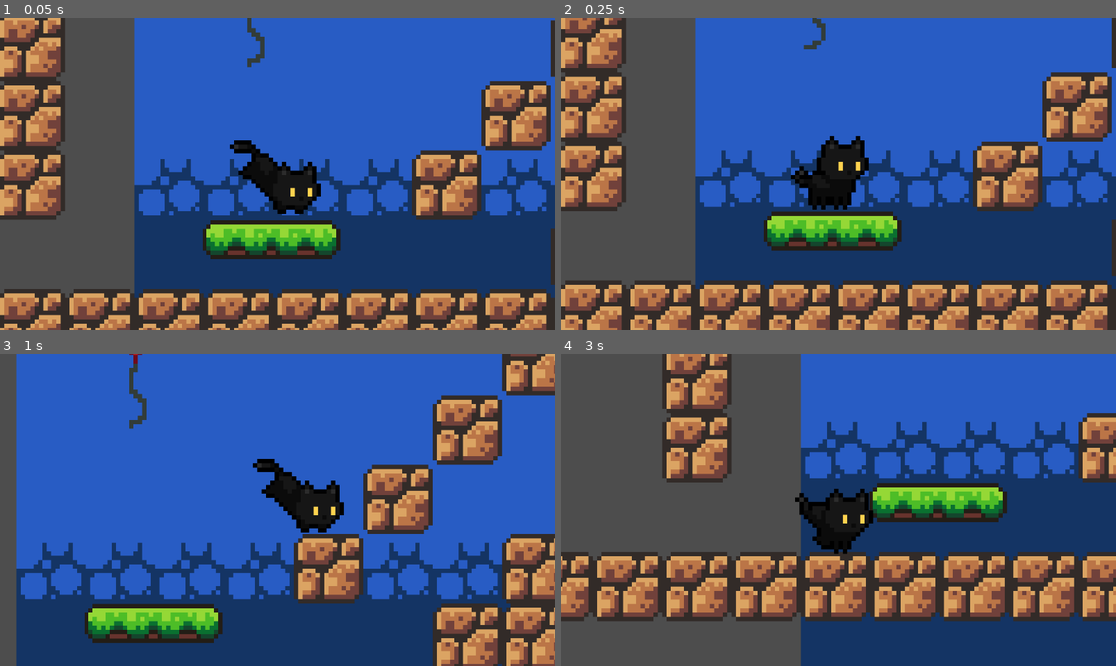
Above: before the commit, frames 1-4 (two rows, left to right).
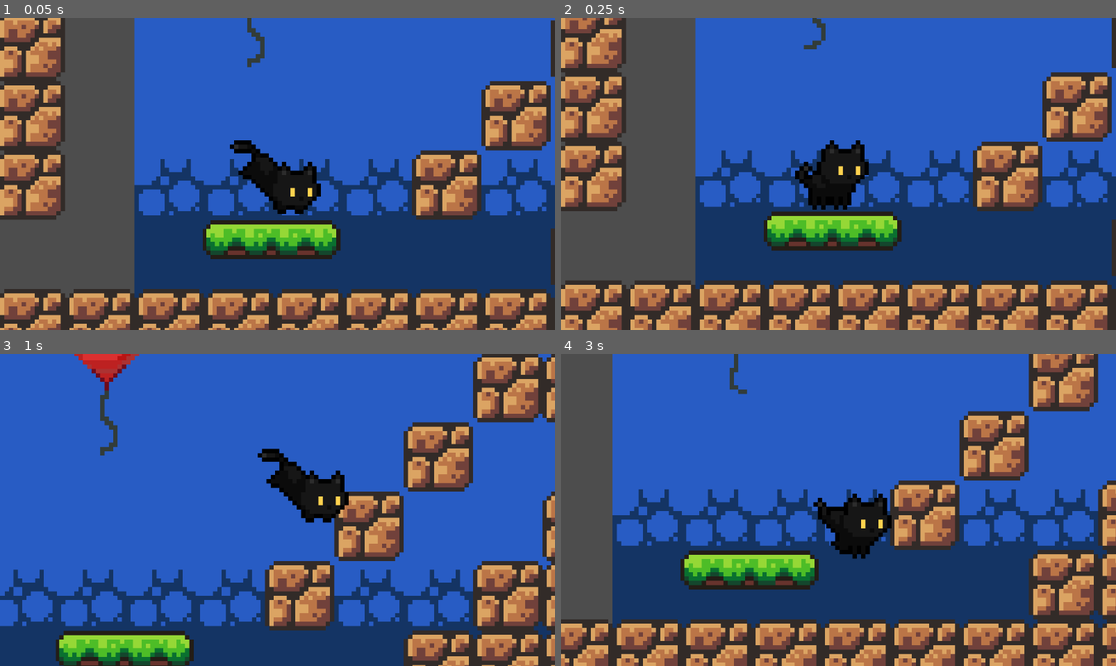
Above: after the commit, the same moments.

Repository: madgustoo/catja
Game: Godot game, scene res://main.tscn
The game is run twice, just before and just after one commit, with the same random seed, the same clock (stepped at 60 frames per second) and the same inputs.
Inputs:
- Up to frame 1 (0.05 s): no input
- Up to frame 2 (0.25 s): no input
- Up to frame 3 (1 s): hold Right (move_right) from 0.53 s (still down); tap Space (jump) at 0.77 s
- Up to frame 4 (3 s): tap Space (jump) at 1.52 s; release Right (move_right) at 2.03 s; hold Left (move_left) 2.03-2.78 s; hold Right (move_right) from 2.78 s (still down)

Frame 1 is identical in both runs. In frame 2, 0.3% of the frame differs, in the area x 41-56%, y 37-55%; in frame 3, 38%; in frame 4, 75%, in the area x 0-100%, y 0-100%.

Commit message:
Added landing animation

Diff:
--- a/platform.tscn
+++ b/platform.tscn
@@ -3,7 +3,7 @@
 [ext_resource type="Texture2D" uid="uid://c46sc674arw6t" path="res://assets/sprites/platforms.png" id="1_mi635"]
 
 [sub_resource type="RectangleShape2D" id="RectangleShape2D_mi635"]
-size = Vector2(30.75, 9.5)
+size = Vector2(31, 9.5)
 
 [node name="Platform" type="AnimatableBody2D"]
 collision_layer = 4
@@ -15,5 +15,5 @@
 region_rect = Rect2(16.1852, 0, 32.4938, 9.79012)
 
 [node name="CollisionShape2D" type="CollisionShape2D" parent="."]
-position = Vector2(-0.375, -1)
+position = Vector2(-0.5, -1)
 shape = SubResource("RectangleShape2D_mi635")
--- a/player.tscn
+++ b/player.tscn
@@ -297,7 +297,7 @@
 "speed": 5.0
 }, {
 "frames": [{
-"duration": 1.0,
+"duration": 0.2,
 "texture": SubResource("AtlasTexture_1xqrm")
 }],
 "loop": false,
@@ -490,8 +490,9 @@
 texture_filter = 1
 position = Vector2(0, -13)
 sprite_frames = SubResource("SpriteFrames_7ahtn")
-animation = &"crouch"
+animation = &"land"
 autoplay = "idle"
+frame_progress = 1.0
 
 [node name="RayCast2D" type="RayCast2D" parent="."]
 target_position = Vector2(0, 14)
@@ -505,17 +506,16 @@
 one_shot = true
 
 [node name="CrouchRayCast1" type="RayCast2D" parent="."]
-position = Vector2(5, -8)
-rotation = 3.14159
-exclude_parent = false
-target_position = Vector2(-8.44002e-05, 12)
-collision_mask = 4
-
-[node name="CrouchRayCast2" type="RayCast2D" parent="."]
-position = Vector2(-6, -8)
+position = Vector2(5, -3)
 rotation = 3.14159
 target_position = Vector2(-8.44002e-05, 12)
 collision_mask = 4
 
+[node name="CrouchRayCast2" type="RayCast2D" parent="."]
+position = Vector2(-6, -3)
+rotation = 3.14159
+target_position = Vector2(-8.44002e-05, 12)
+collision_mask = 4
+
 [connection signal="animation_finished" from="AnimatedSprite2D" to="." method="_on_animated_sprite_2d_animation_finished"]
 [connection signal="animation_looped" from="AnimatedSprite2D" to="." method="_on_animated_sprite_2d_animation_looped"]
--- a/project.godot
+++ b/project.godot
@@ -84,10 +84,6 @@
 2d_physics/layer_4="Enemies"
 2d_physics/canvas_textures/default_texture_filter=1
 
-[physics]
-
-2d/default_gravity=3014.5
-
 [rendering]
 
 textures/canvas_textures/default_texture_filter=0
--- a/scripts/player.gd
+++ b/scripts/player.gd
@@ -19,7 +19,8 @@
 	JUMPING,
 	SNEAK,
 	WALL_CLIMB,
-	WALL_SLIDE
+	WALL_SLIDE,
+	LANDED
 }
 
 var state = State.NORMAL
@@ -35,17 +36,21 @@
 const WALL_GRAVITY = 200.0
 const WALL_JUMP_PUSH_FORCE = 120.0
 
-var just_landed = false
-
 var facing_direction = 1 # Looking right by default
 var wall_direction = 0
 var elapsed_time = 0.0
 
+var isCrouchBlocked = false
+
 var standing_collision_shape = preload("res://resources/collisions/player_standing.tres")
 var crouching_collision_shape = preload("res://resources/collisions/player_crouching.tres")
 
 func bounce(force: Vector2):
 	velocity = force
+
+func _ready() -> void:
+	crouch_ray_cast_1.enabled = false
+	crouch_ray_cast_2.enabled = false
 
 func _physics_process(delta: float) -> void:
 	if not is_on_floor():
@@ -68,6 +73,8 @@
 
 	match state:
 		State.NORMAL:
+			crouch_ray_cast_1.enabled = false
+			crouch_ray_cast_2.enabled = false
 			if is_on_floor() or !coyote_timer.is_stopped():
 				# If the jump buffer still hasn't completed yet once he lands,
 				# it means he registered the jump right before landing and we make him jump again
@@ -77,7 +84,6 @@
 					animated_stripe.play("jump")
 					elapsed_time = 0
 				elif Input.is_action_pressed("sneak"):
-					print("sneak man")
 					state = State.SNEAK
 					elapsed_time = 0
 				elif direction:
@@ -114,26 +120,33 @@
 			elif is_on_floor():
 				state = State.NORMAL
 		State.SNEAK:
+			crouch_ray_cast_1.enabled = true
+			crouch_ray_cast_2.enabled = true
 			if direction:
 				velocity.x = direction * SNEAK_SPEED
 				animated_stripe.flip_h = direction < 0
+				# Crouch walk
 				animated_stripe.play("sneak")
+				collision_shape.shape = crouching_collision_shape
+				collision_shape.position = Vector2(0.0, -4.0)
 			else:
 				velocity.x = 0
 				animated_stripe.play("crouch")
 				collision_shape.shape = crouching_collision_shape
 				collision_shape.position = Vector2(0.0, -4.0)
 			if Input.is_action_just_released("sneak"):
+				isCrouchBlocked = crouch_ray_cast_1.is_colliding() or crouch_ray_cast_2.is_colliding()
 				# Sneak button is not pressed anymore, but if he's still coliding with something, don't change the state back
-				if !crouch_ray_cast_1.is_colliding() and !crouch_ray_cast_2.is_colliding():
+				if !isCrouchBlocked:
 					state = State.NORMAL
 					collision_shape.shape = standing_collision_shape
 					collision_shape.position = Vector2(0.0, -7.0)
-			if !crouch_ray_cast_1.is_colliding() and !crouch_ray_cast_2.is_colliding():
+#			# If isCrouchBlocked and he stopped colliding, stand him up
+			if isCrouchBlocked and !crouch_ray_cast_1.is_colliding() and !crouch_ray_cast_2.is_colliding():
 				state = State.NORMAL
 				collision_shape.shape = standing_collision_shape
 				collision_shape.position = Vector2(0.0, -7.0)
-				# If not collindign anymore
+				isCrouchBlocked = false
 		State.WALL_CLIMB:
 			# wall_direction is -1 for up, and +1 for down
 			var wall_direction = direction
@@ -176,14 +189,20 @@
 				wall_jump()
 			if is_on_floor():
 				state = State.NORMAL
+		State.LANDED:
+			animated_stripe.play("land")
+			print("landed")
 
 	var was_on_floor = is_on_floor()
 
 	# This updates collision and floor detection, resets velocity, etc (to use methods like is_on_floor, etc)
 	move_and_slide()
 
-	if was_on_floor && not is_on_floor():
+	if was_on_floor && !is_on_floor():
 		coyote_timer.start()
+
+	if !was_on_floor and is_on_floor() and not Input.is_action_pressed("sneak"):
+		state = State.LANDED
 
 func wall_jump():
 	state = State.NORMAL
@@ -192,8 +211,6 @@
 	animated_stripe.flip_h = true if facing_direction > 0 else false
 
 func _on_animated_sprite_2d_animation_finished() -> void:
-	pass
-	#if animated_stripe.animation == "land":
-		#print("Finished landed animation")
-		#animated_stripe.play("idle")
-		#just_landed = false
+	if animated_stripe.animation == "land":
+		print("Finished landed animation")
+		state = State.NORMAL
